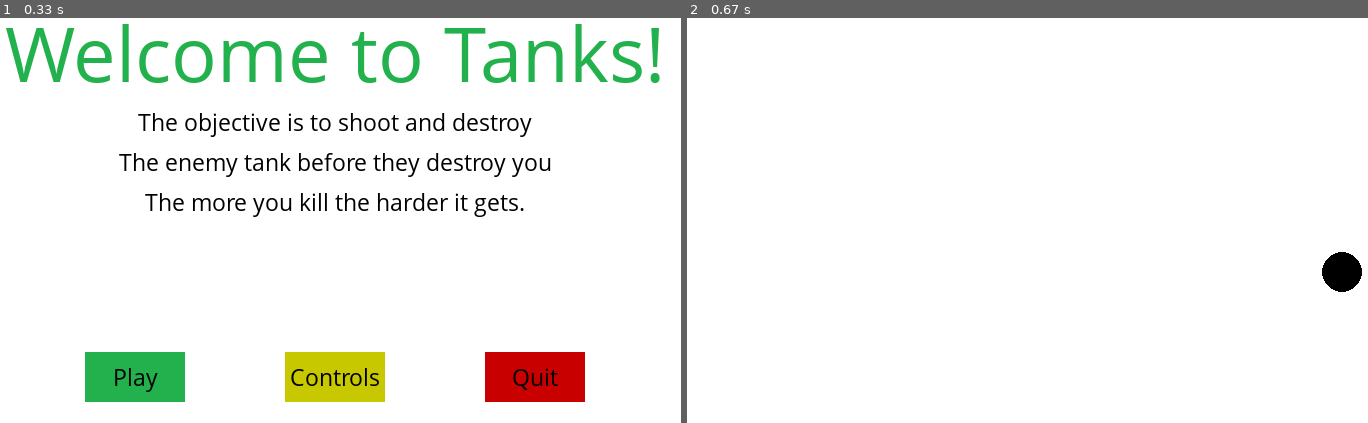
Above: before the commit, frames 1-2 (left to right).
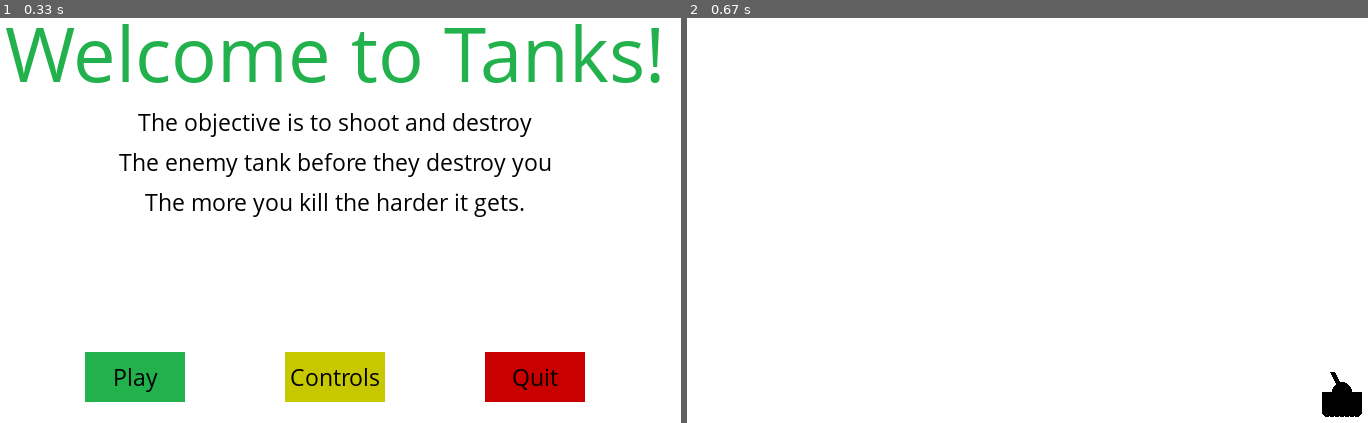
Above: after the commit, the same moments.

Repository: AleksanderTom/Pygame-tests
Game: pygame game, started from tanks.py
The game is run twice, just before and just after one commit, with the same random seed, the same clock (stepped at 60 frames per second) and the same inputs.
Inputs:
- Up to frame 1 (0.33 s): no input
- Up to frame 2 (0.67 s): click "Play" at 0.42 s

Frame 1 is identical in both runs. In frame 2, 0.9% of the frame differs, in the area x 93-100%, y 57-99%.

Commit message:
tank drawn to screen

Diff:
--- a/tanks.py
+++ b/tanks.py
@@ -23,7 +23,12 @@
 gameDisplay = pygame.display.set_mode((display_width, display_height))
 
 mainTankX = display_width * 0.9
-mainTankY = display_height * 0.7
+mainTankY = display_height * 0.9
+tankWidth = 40
+tankHeight = 20
+turretWidth = 5
+wheelWidth = 5
+
 
 # icon = pygame.image.load("/home/aleksander/workspace/Game/Pygame-tests/sprites/apple.bmp")
 # pygame.display.set_icon(icon)
@@ -82,7 +87,16 @@
 
 
 def tank(x, y):
-    pygame.draw.circle(gameDisplay, black, (int(x), int(y)), 20)
+    x = int(x)
+    y = int(y)
+    pygame.draw.circle(gameDisplay, black, (x, y), int(tankHeight / 2))
+    pygame.draw.rect(gameDisplay, black, (x - tankHeight, y, tankWidth, tankHeight))
+    pygame.draw.line(gameDisplay, black, (x, y), (x - 10, y - 20), turretWidth)
+
+    wheel_displacement = 15
+    for i in range(0, 7):
+        pygame.draw.circle(gameDisplay, black, (x - wheel_displacement, y + 20), wheelWidth)
+        wheel_displacement -= 5
 
 
 def game_intro():
